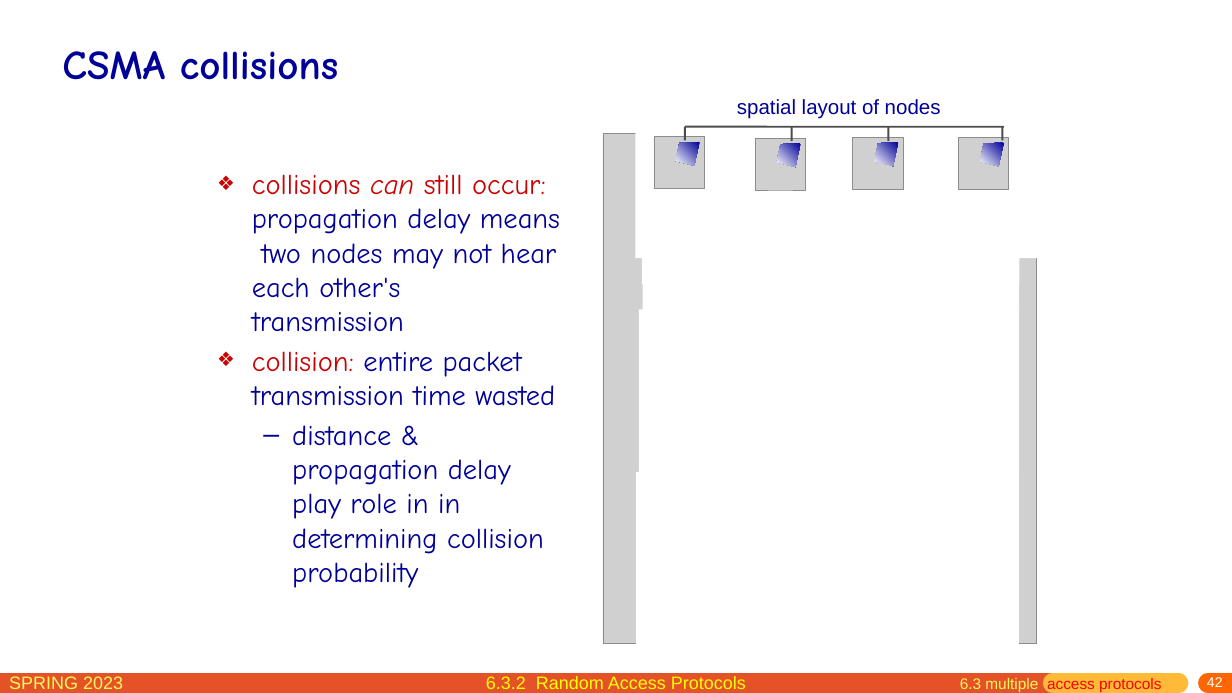
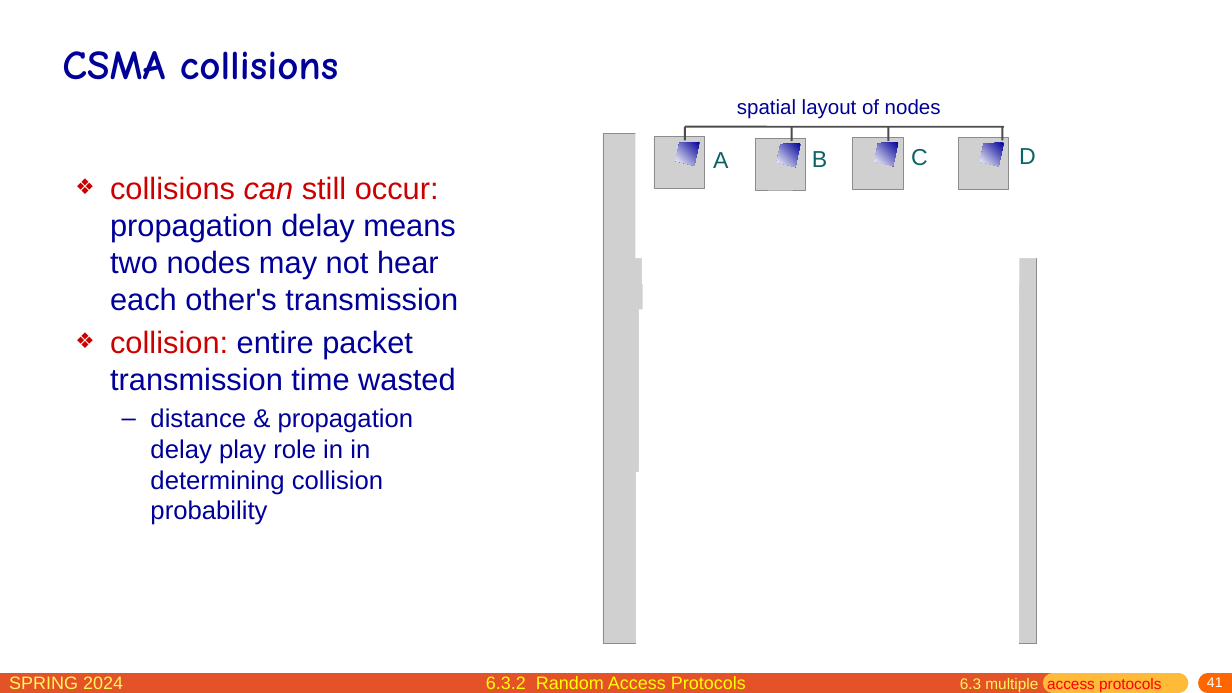
Before and after one commit to network-whu/slides, a slide deck: slide 41 of pptx/chapter6.pptx (slide 42 before the commit). Drawn at 1232x693 pixels with LibreOffice and Linux fonts; fonts in the diff are those of the drawing; grey boxes stand for pictures. Boxes give left, top, right and bottom in pixels: in the first picture for what was removed or moved away, otherwise in the second. Text is boxed around its words. In the diff, an @@ line names an element or a change of style, - is before the commit and + after.

```diff
--- a/pptx/chapter6.pptx
+++ b/pptx/chapter6.pptx
@@ text added at (911, 149, 928, 166), 18 pt, text #0B6366 @@
+C
@@ text added at (1019, 148, 1036, 164), 18 pt, text #0B6366 @@
+D
@@ text "collisions can still occur: propagation ...": place and size @@
-text "collisions can still occur: propagation ..." at (252, 174, 560, 588)
+text "collisions can still occur: propagation ..." at (110, 176, 458, 525)
@@ text "collisions can still occur: propagation ..." at (110, 176, 458, 525): size 22.2 to 24 pt in "collisions can still occur: propagation delay means ...", "collision: entire packet transmission time wasted"; font Comic Neue to Arial; size 22.2 to 20 pt in "distance & propagation delay play role in ..." @@
@@ text added at (713, 152, 728, 168), 18 pt, text #0B6366 @@
+A
@@ text added at (812, 151, 827, 167), 18 pt, text #0B6366 @@
+B
@@ text at (9, 676, 123, 689): text changed @@
-SPRING 2023
+SPRING 2024
@@ page number at (1207, 677, 1223, 687): text changed @@
-42
+41
```
Also in this commit, not shown: 136 other slides changed, 14 slides removed.
